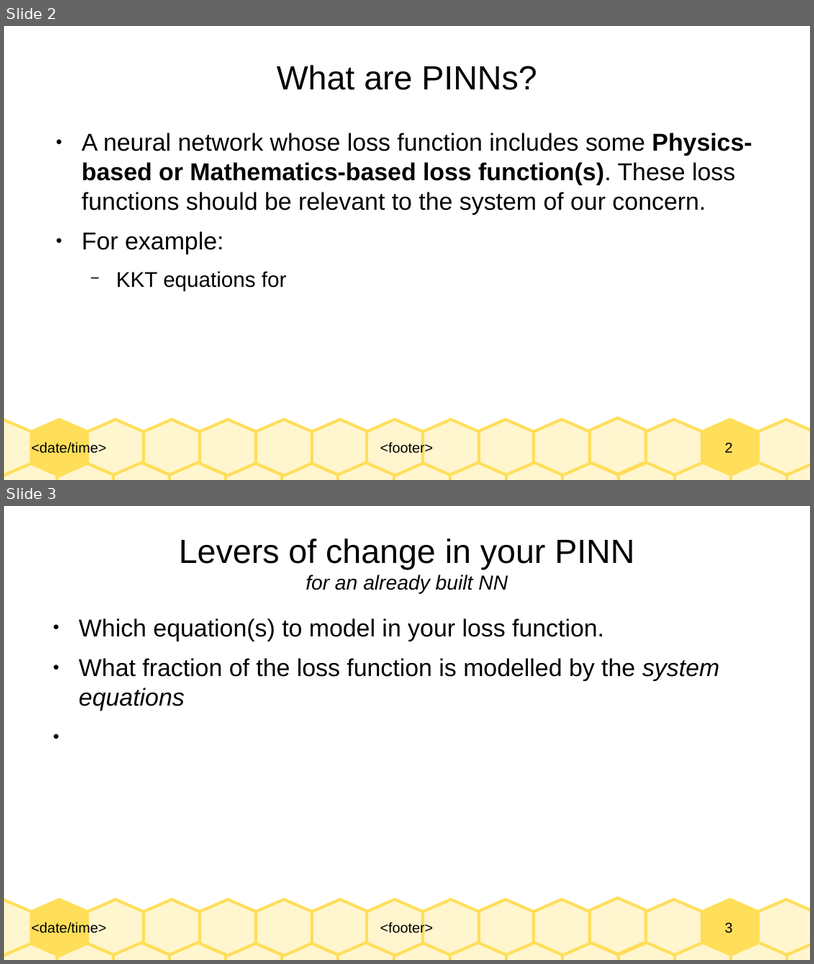
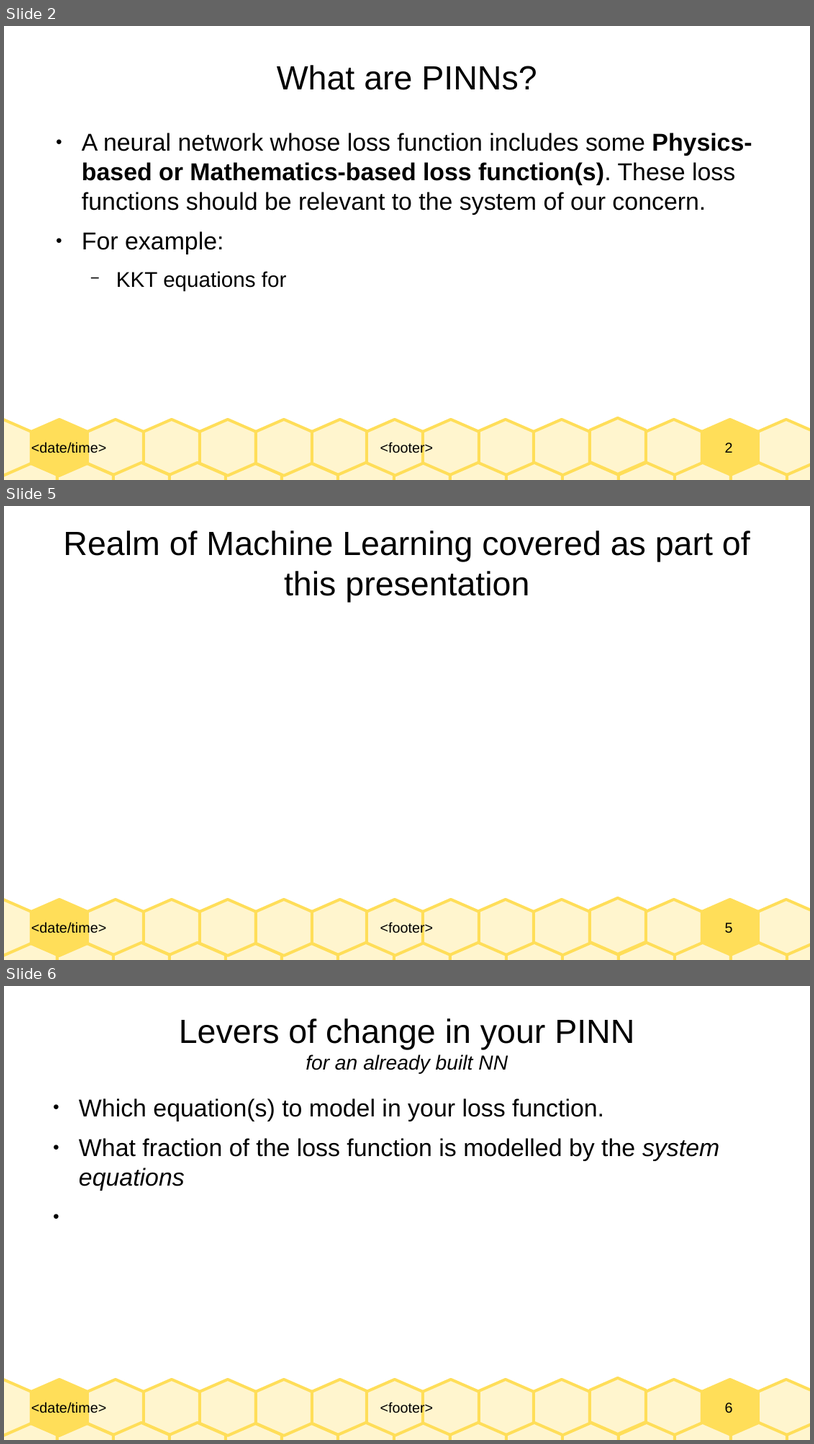
Before and after one commit to Realife-Brahmin/OriginalDocsHub, a slide deck: research_showcase/physicsInformedNeuralNetworks_aryan_ritwajeet_jha.odp. Shown one above the other, each under a label of ours: slides 2 and 3 before the commit, slides 2, 5 and 6 after it; the slides between them are not shown. The pictures are 814x964 and 814x1444 pixels, drawn with LibreOffice and Linux fonts; fonts in the diff are those of the drawing. Boxes give left, top, right and bottom in pixels: in the first picture for what was removed or moved away, otherwise in the second. Text is boxed around its words. In the diff, an @@ line names an element or a change of style, - is before the commit and + after.

```diff
--- a/research_showcase/physicsInformedNeuralNetworks_aryan_ritwajeet_jha.odp
+++ b/research_showcase/physicsInformedNeuralNetworks_aryan_ritwajeet_jha.odp
@@ slide 5 added at (x1=4, y1=506, x2=810, y2=960), background #FFFFFF; not listed: 33 template elements that a slide beside it also shows @@
@@ title added at (x1=63, y1=530, x2=751, y2=602), 33 pt, text #000000 @@
+Realm of Machine Learning covered as part of this presentation
@@ what was slide 3 is now slide 6 @@
@@ page number at (x1=725, y1=1402, x2=733, y2=1413): text changed @@
-3
+6
```
Also in this commit, not shown: 1 slide changed, 2 other slides added, 1 other file.
